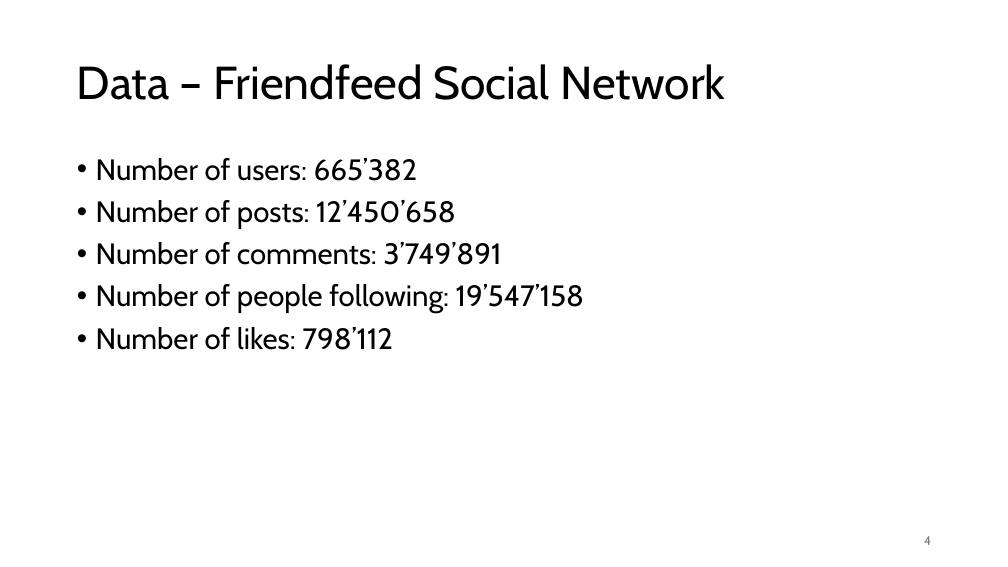
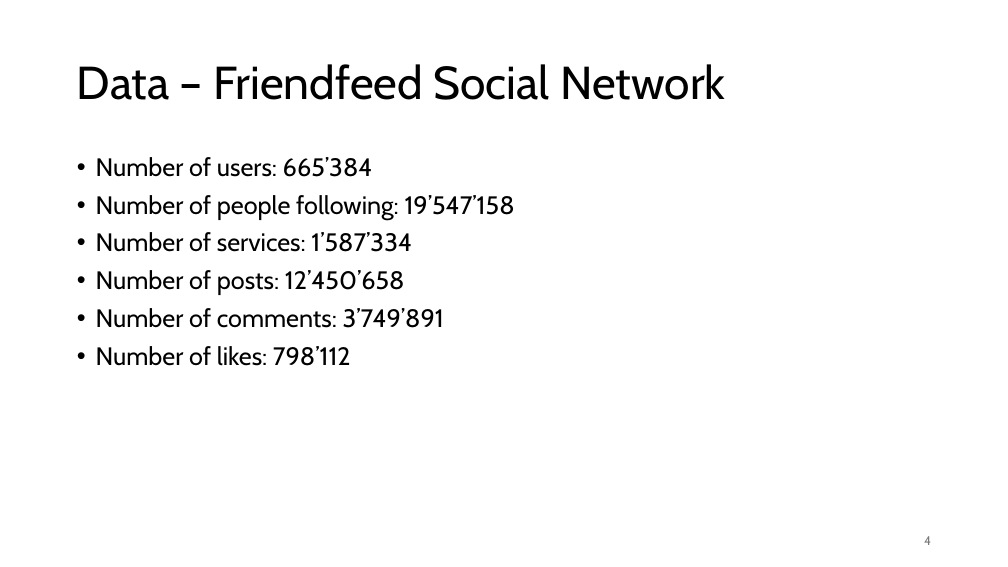
Before and after one commit to jonas-blum/data-mining-1, a slide deck: slide 4 of project/project-presentation-group51.pptx. Drawn at 1008x567 pixels with LibreOffice and Linux fonts; fonts in the diff are those of the drawing. Boxes give left, top, right and bottom in pixels: in the first picture for what was removed or moved away, otherwise in the second. Text is boxed around its words. In the diff, an @@ line names an element or a change of style, - is before the commit and + after.

Commit message:
updated presentation

```diff
--- a/project/project-presentation-group51.pptx
+++ b/project/project-presentation-group51.pptx
@@ text at box(96, 157, 515, 252): text changed; size 28 to 24 pt @@
-• Number of users: 665’382
+• Number of users: 665’384
+• Number of people following: 19’547’158
+• Number of services: 1’587’334
@@ text at box(96, 284, 584, 314): paragraph removed @@
-• Number of people following: 19’547’158
@@ text at box(96, 270, 444, 366): size 28 to 24 pt in "Number of posts: 12’450’658", "Number of comments: 3’749’891", "Number of likes: 798’112" @@
```
Also in this commit, not shown: 2 other slides changed, 15 slides added, 7 slides removed.
